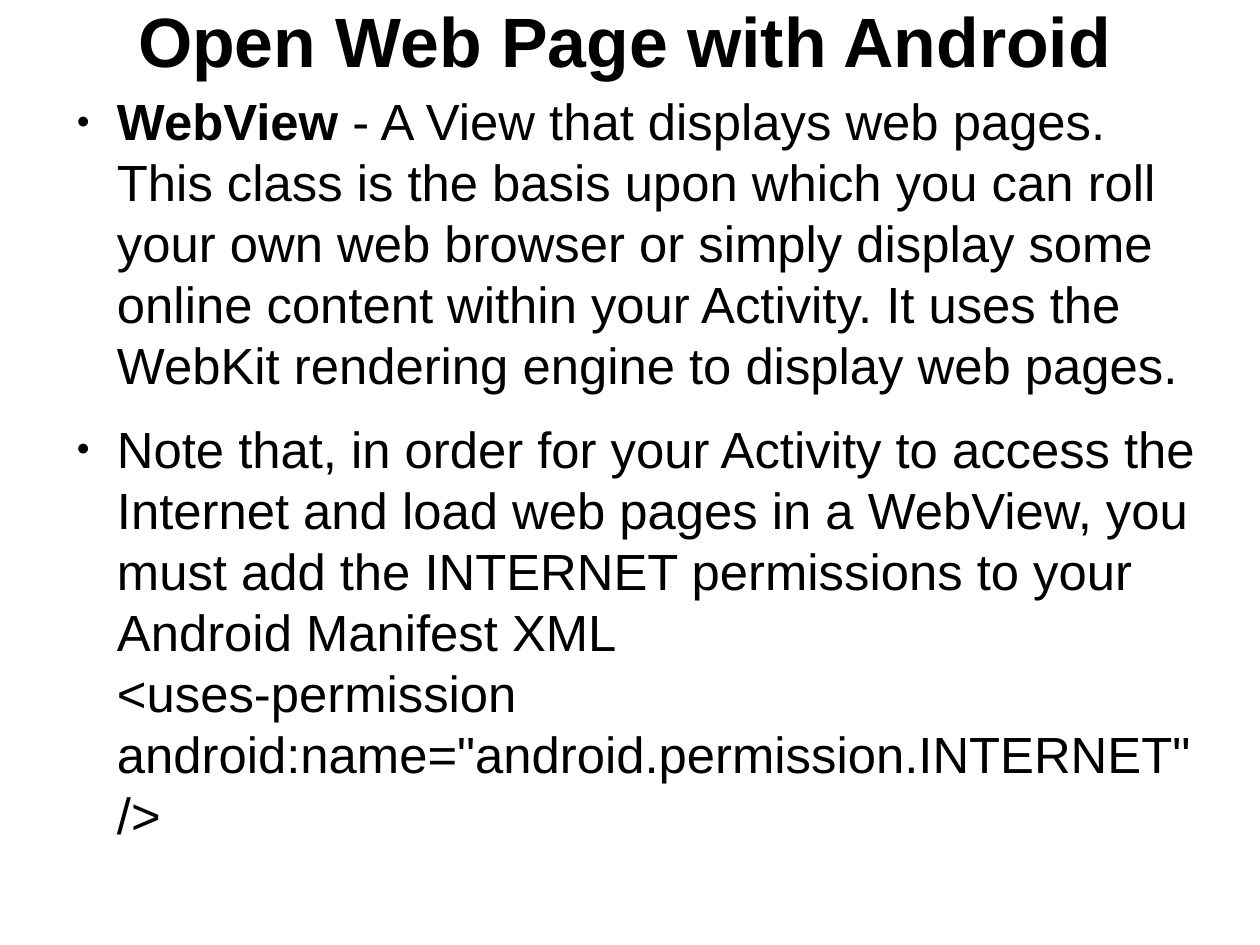
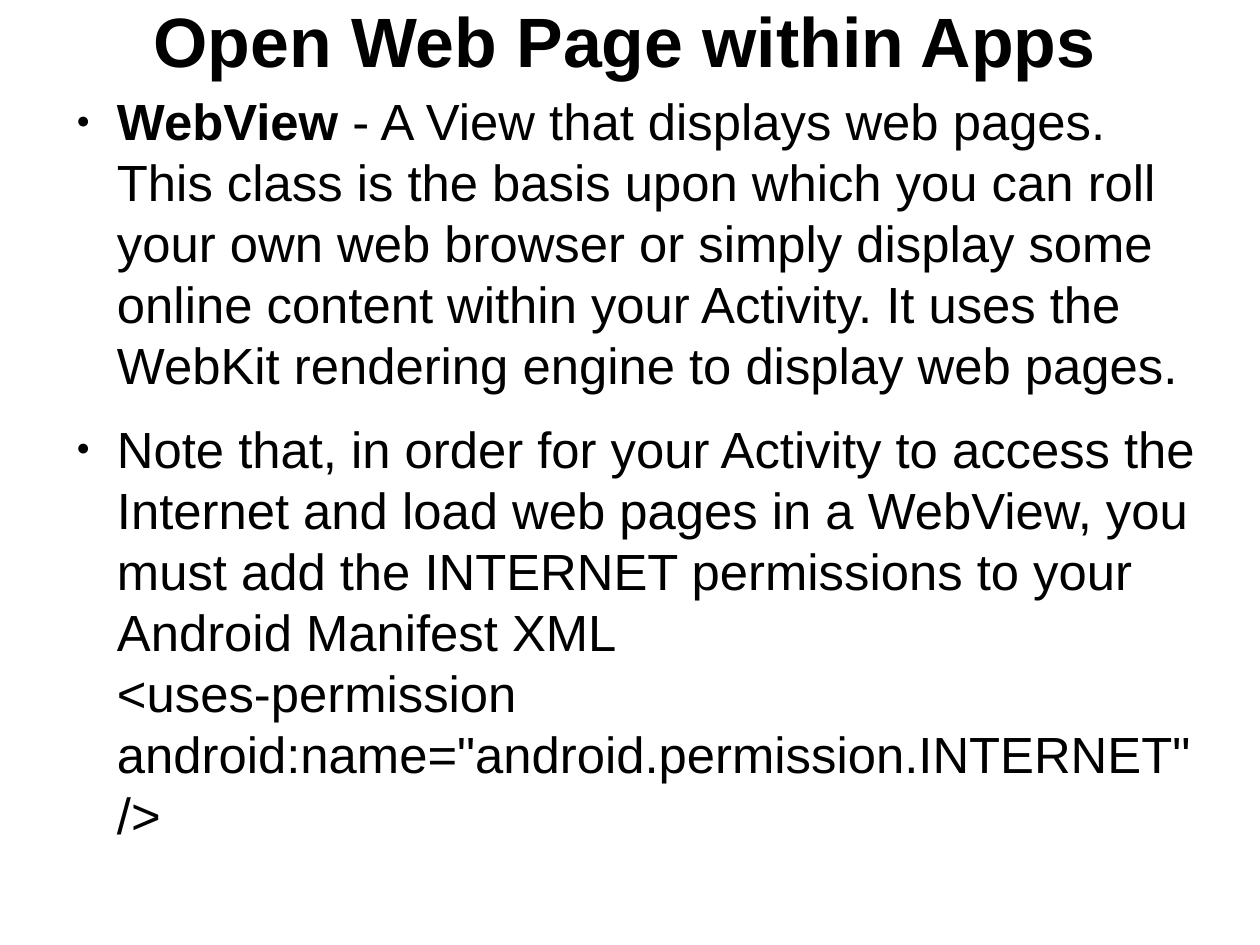
Before and after one commit to thegreatdao/testa, a slide deck: slide 98 of assets/android.odp. Drawn at 1260x945 pixels with LibreOffice and Linux fonts; fonts in the diff are those of the drawing. Boxes give left, top, right and bottom in pixels: in the first picture for what was removed or moved away, otherwise in the second. Text is boxed around its words. In the diff, an @@ line names an element or a change of style, - is before the commit and + after.

```diff
--- a/assets/android.odp
+++ b/assets/android.odp
@@ title at [154, 16, 1095, 80]: text changed @@
-Open Web Page with Android
+Open Web Page within Apps
```
Also in this commit, not shown: 5 slides added, 5 other files.
